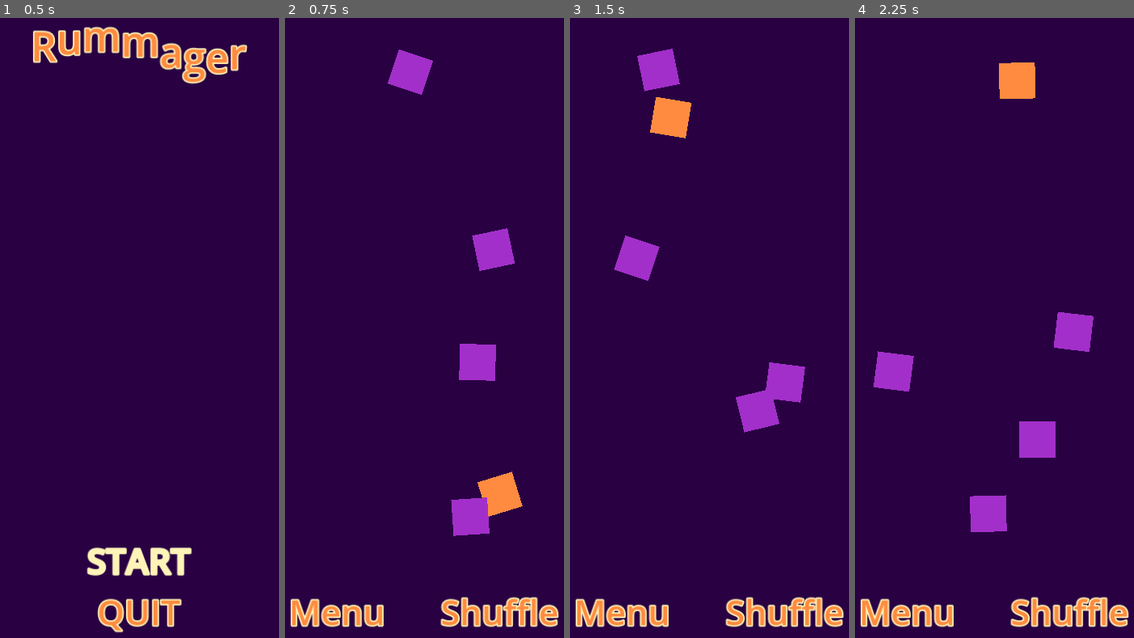
Above: before the commit, frames 1-4 (left to right).
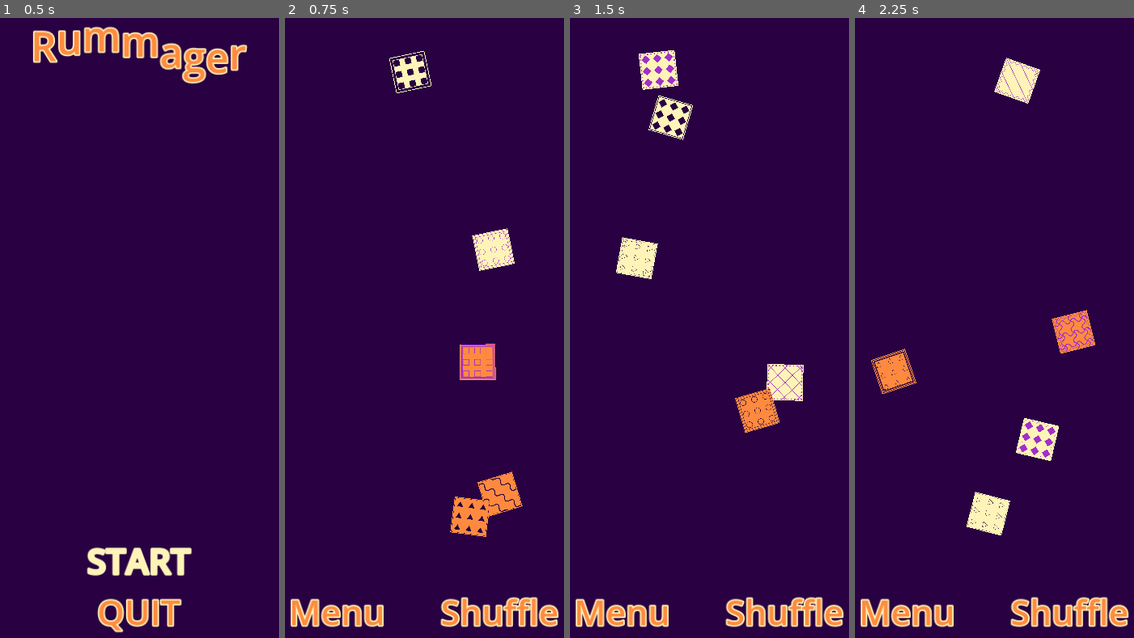
Above: after the commit, the same moments.

Repository: magopian/rummager
Game: Godot game, scene res://start_menu.tscn
Two runs of this game, one before a commit and one after it. Both use one fixed random seed, a clock stepped at 60 frames per second and the inputs below.
Inputs:
- Up to frame 1 (0.5 s): no input
- Up to frame 2 (0.75 s): click "START" at 0.5 s
- Up to frame 3 (1.5 s): click "Shuffle" at 1.25 s
- Up to frame 4 (2.25 s): click "Shuffle" at 2 s

Frame 1 is identical in both runs. In frame 2, 3.0% of the frame differs, in the area x 36-85%, y 5-84%; in frame 3, 3.6%; in frame 4, 3.9%, in the area x 5-87%, y 6-84%.

Commit message:
Random colors, patterns, borders

Diff:
--- a/card.gd
+++ b/card.gd
@@ -5,11 +5,17 @@
 signal left_screen(card: Card)
 
 
-@onready var polygon_2d: Polygon2D = $Polygon2D
 @onready var visible_on_screen_notifier_2d: VisibleOnScreenNotifier2D = %VisibleOnScreenNotifier2D
+@onready var background: Polygon2D = %Background
+@onready var pattern: Sprite2D = %Pattern
+@onready var border: Sprite2D = %Border
 
 
-@export var color: Color = Color("#a22fc9")
+@export var background_color: Color
+@export var color: Color
+@export var pattern_sprite: CompressedTexture2D
+@export var border_sprite: CompressedTexture2D
+
 
 var held = false
 
@@ -17,6 +23,11 @@
 func _ready() -> void:
 	input_event.connect(_on_input_event)
 	visible_on_screen_notifier_2d.screen_exited.connect(_on_exit_screen)
+	background.color = background_color
+	pattern.texture = pattern_sprite
+	pattern.modulate = color
+	border.texture = border_sprite
+	border.modulate = color
 
 
 func _on_input_event(_viewport: Node, event: InputEvent, _shape_idx: int) -> void:
@@ -31,7 +42,6 @@
 
 
 func _physics_process(_delta) -> void:
-	polygon_2d.color = color
 	if held:
 		global_transform.origin = get_global_mouse_position()
 
--- a/card.tscn
+++ b/card.tscn
@@ -15,9 +15,18 @@
 [node name="CollisionShape2D" type="CollisionShape2D" parent="."]
 shape = SubResource("RectangleShape2D_tlpa3")
 
-[node name="Polygon2D" type="Polygon2D" parent="."]
-color = Color(0.635294, 0.184314, 0.788235, 1)
+[node name="Background" type="Polygon2D" parent="."]
+unique_name_in_owner = true
+color = Color(1, 1, 1, 0)
 polygon = PackedVector2Array(-25, 25, 25, 25, 25, -25, -25, -25)
 
 [node name="VisibleOnScreenNotifier2D" type="VisibleOnScreenNotifier2D" parent="."]
 unique_name_in_owner = true
+
+[node name="Pattern" type="Sprite2D" parent="."]
+unique_name_in_owner = true
+scale = Vector2(0.16, 0.16)
+
+[node name="Border" type="Sprite2D" parent="."]
+unique_name_in_owner = true
+scale = Vector2(0.16, 0.16)
--- a/game.gd
+++ b/game.gd
@@ -9,6 +9,10 @@
 
 
 @export var num_cards: int = 5
+@export var background_colors: Array[Color]
+@export var colors: Array[Color]
+@export var patterns: Array[CompressedTexture2D]
+@export var borders: Array[CompressedTexture2D]
 
 
 var held_card: Card
@@ -24,6 +28,10 @@
 		card.left_screen.connect(_on_card_left_screen)
 		card.position = get_random_position()
 		card.rotation_degrees = randf_range(-20, 20)
+		card.background_color = background_colors.pick_random()
+		card.color = colors.pick_random()
+		card.pattern_sprite = patterns.pick_random()
+		card.border_sprite = borders.pick_random()
 		cards.add_child(card)
 		if i == 0:
 			card_to_find = card
--- a/game.tscn
+++ b/game.tscn
@@ -1,11 +1,58 @@
-[gd_scene load_steps=3 format=3 uid="uid://dqnu3qnf4ntyy"]
+[gd_scene load_steps=46 format=3 uid="uid://dqnu3qnf4ntyy"]
 
 [ext_resource type="Script" path="res://game.gd" id="1_gbsqv"]
+[ext_resource type="Texture2D" uid="uid://78q437yfrq22" path="res://assets/sprites/big_circles_diag_empty.png" id="2_wictp"]
+[ext_resource type="Texture2D" uid="uid://dtq6ae3upjxjs" path="res://assets/sprites/big_circles_diag_full.png" id="3_gbd1s"]
+[ext_resource type="Texture2D" uid="uid://bt783cex5scv1" path="res://assets/sprites/big_circles_empty.png" id="4_nnte1"]
+[ext_resource type="Texture2D" uid="uid://dhml7eic308cp" path="res://assets/sprites/big_circles_full.png" id="5_kbppd"]
+[ext_resource type="Texture2D" uid="uid://bthlt6t717v8" path="res://assets/sprites/big_diag_stripes_asc.png" id="6_rkmw7"]
+[ext_resource type="Texture2D" uid="uid://bok0wlm8j6e41" path="res://assets/sprites/big_diag_stripes_both.png" id="7_mccj3"]
+[ext_resource type="Texture2D" uid="uid://dcobthh7lksa3" path="res://assets/sprites/big_diag_stripes_desc.png" id="8_26nlw"]
+[ext_resource type="Texture2D" uid="uid://c3n8koas6k3jf" path="res://assets/sprites/big_diamonds_diag_empty.png" id="9_yrsaa"]
+[ext_resource type="Texture2D" uid="uid://cg3xtjpqs26oc" path="res://assets/sprites/big_diamonds_diag_full.png" id="10_q17po"]
+[ext_resource type="Texture2D" uid="uid://ccg2scra77w6g" path="res://assets/sprites/big_diamonds_empty.png" id="11_f5mjk"]
+[ext_resource type="Texture2D" uid="uid://32r4ydoh0yy2" path="res://assets/sprites/big_diamonds_full.png" id="12_hot0a"]
+[ext_resource type="Texture2D" uid="uid://dd74h62s6wwno" path="res://assets/sprites/big_squares_diag_empty.png" id="13_fbrtr"]
+[ext_resource type="Texture2D" uid="uid://05ntn45npxr1" path="res://assets/sprites/big_squares_diag_full.png" id="14_djsqm"]
+[ext_resource type="Texture2D" uid="uid://c8bc72i4xkj0a" path="res://assets/sprites/big_squares_empty.png" id="15_60kux"]
+[ext_resource type="Texture2D" uid="uid://dpvkrqo27cdal" path="res://assets/sprites/big_squares_full.png" id="16_4i6iw"]
+[ext_resource type="Texture2D" uid="uid://dpklwp1fkobq8" path="res://assets/sprites/big_stripes_both.png" id="17_tigxi"]
+[ext_resource type="Texture2D" uid="uid://du3uwf81jgmnt" path="res://assets/sprites/big_stripes_horiz.png" id="18_7h4lc"]
+[ext_resource type="Texture2D" uid="uid://csbxdi3fv3g37" path="res://assets/sprites/big_stripes_vert.png" id="19_tethl"]
+[ext_resource type="Texture2D" uid="uid://gthpemw6m8wu" path="res://assets/sprites/big_triangles_down_empty.png" id="20_3lhl1"]
+[ext_resource type="Texture2D" uid="uid://cqgaskskjaf6i" path="res://assets/sprites/big_triangles_down_full.png" id="21_dxbjn"]
+[ext_resource type="Texture2D" uid="uid://b83b4dpkfj66k" path="res://assets/sprites/big_triangles_left_empty.png" id="22_otlqi"]
+[ext_resource type="Texture2D" uid="uid://mxx8gb1t3l6v" path="res://assets/sprites/big_triangles_left_full.png" id="23_4upg4"]
+[ext_resource type="Texture2D" uid="uid://ba4l5s1g05h0v" path="res://assets/sprites/big_triangles_right_empty.png" id="24_6skmj"]
+[ext_resource type="Texture2D" uid="uid://b3cvuihlsnug7" path="res://assets/sprites/big_triangles_right_full.png" id="25_dbve6"]
+[ext_resource type="Texture2D" uid="uid://nep2ina7ntfm" path="res://assets/sprites/big_triangles_up_empty.png" id="26_xmbnv"]
+[ext_resource type="Texture2D" uid="uid://dywlnfe4l88wo" path="res://assets/sprites/big_triangles_up_full.png" id="27_dxrax"]
+[ext_resource type="Texture2D" uid="uid://cmaxhs5fjidlk" path="res://assets/sprites/big_waves_both.png" id="28_c044b"]
+[ext_resource type="Texture2D" uid="uid://dogdtsxh74vw8" path="res://assets/sprites/big_waves_diag_asc.png" id="29_svw8r"]
+[ext_resource type="Texture2D" uid="uid://g373jh17pu2r" path="res://assets/sprites/big_waves_diag_both.png" id="30_jjl6m"]
+[ext_resource type="Texture2D" uid="uid://cyt4o4ylsekdn" path="res://assets/sprites/big_waves_diag_desc.png" id="31_gaap5"]
+[ext_resource type="Texture2D" uid="uid://cxc3v0bnoo32i" path="res://assets/sprites/big_waves_horiz.png" id="32_r1aib"]
+[ext_resource type="Texture2D" uid="uid://2lddiolcgh4w" path="res://assets/sprites/big_waves_vert.png" id="33_y7pnu"]
+[ext_resource type="Texture2D" uid="uid://bnveb863geq2x" path="res://assets/sprites/border_large.png" id="34_pv6ce"]
+[ext_resource type="Texture2D" uid="uid://d0f3v7mknafyf" path="res://assets/sprites/border_large_dotted.png" id="35_wyjj3"]
+[ext_resource type="Texture2D" uid="uid://dum3x1bktfhqt" path="res://assets/sprites/border_thick.png" id="36_rxwis"]
+[ext_resource type="Texture2D" uid="uid://c7vfewgogmq4c" path="res://assets/sprites/border_thick_dotted.png" id="37_qlelj"]
+[ext_resource type="Texture2D" uid="uid://dmq2ql3ope2yo" path="res://assets/sprites/border_thick_double.png" id="38_cm3y7"]
+[ext_resource type="Texture2D" uid="uid://q4nahfforu2k" path="res://assets/sprites/border_thin.png" id="39_6bfak"]
+[ext_resource type="Texture2D" uid="uid://crait0n02inmq" path="res://assets/sprites/border_thin_dotted.png" id="40_bnbvb"]
+[ext_resource type="Texture2D" uid="uid://cwcxji7jlqtue" path="res://assets/sprites/border_thin_double.png" id="41_qqi2j"]
+[ext_resource type="Texture2D" uid="uid://ry7dhtu6e4of" path="res://assets/sprites/border_thin_double_dotted.png" id="42_e1e4w"]
+[ext_resource type="Texture2D" uid="uid://dtb32i44n5cra" path="res://assets/sprites/border_thin_squiggly.png" id="43_5xpwt"]
+[ext_resource type="Texture2D" uid="uid://c6c87idv8dwwl" path="res://assets/sprites/border_thin_squiggly_double_dotted.png" id="44_iovjm"]
 
 [sub_resource type="StyleBoxEmpty" id="StyleBoxEmpty_hpbc4"]
 
 [node name="Game" type="Node2D"]
 script = ExtResource("1_gbsqv")
+background_colors = Array[Color]([Color(1, 0.545098, 0.25098, 1), Color(1, 0.956863, 0.721569, 1)])
+colors = Array[Color]([Color(0.160784, 0.00392157, 0.262745, 1), Color(0.635294, 0.184314, 0.788235, 1)])
+patterns = Array[CompressedTexture2D]([ExtResource("2_wictp"), ExtResource("3_gbd1s"), ExtResource("4_nnte1"), ExtResource("5_kbppd"), ExtResource("6_rkmw7"), ExtResource("7_mccj3"), ExtResource("8_26nlw"), ExtResource("9_yrsaa"), ExtResource("10_q17po"), ExtResource("11_f5mjk"), ExtResource("12_hot0a"), ExtResource("13_fbrtr"), ExtResource("14_djsqm"), ExtResource("15_60kux"), ExtResource("16_4i6iw"), ExtResource("17_tigxi"), ExtResource("18_7h4lc"), ExtResource("19_tethl"), ExtResource("20_3lhl1"), ExtResource("21_dxbjn"), ExtResource("22_otlqi"), ExtResource("23_4upg4"), ExtResource("24_6skmj"), ExtResource("25_dbve6"), ExtResource("26_xmbnv"), ExtResource("27_dxrax"), ExtResource("28_c044b"), ExtResource("29_svw8r"), ExtResource("30_jjl6m"), ExtResource("31_gaap5"), ExtResource("32_r1aib"), ExtResource("33_y7pnu")])
+borders = Array[CompressedTexture2D]([ExtResource("34_pv6ce"), ExtResource("35_wyjj3"), ExtResource("36_rxwis"), ExtResource("37_qlelj"), ExtResource("38_cm3y7"), ExtResource("39_6bfak"), ExtResource("40_bnbvb"), ExtResource("41_qqi2j"), ExtResource("42_e1e4w"), ExtResource("43_5xpwt"), ExtResource("44_iovjm")])
 
 [node name="Background" type="CanvasLayer" parent="."]
 layer = -1
Binary file added: assets/sprites/big_circles_diag_empty.png
Not shown, added: assets/sprites/big_circles_diag_empty.png.import
Binary file added: assets/sprites/big_circles_diag_full.png
Not shown, added: assets/sprites/big_circles_diag_full.png.import
Binary file added: assets/sprites/big_circles_empty.png
Not shown, added: assets/sprites/big_circles_empty.png.import
Binary file added: assets/sprites/big_circles_full.png
Not shown, added: assets/sprites/big_circles_full.png.import
Binary file added: assets/sprites/big_diag_stripes_asc.png
Not shown, added: assets/sprites/big_diag_stripes_asc.png.import
Binary file added: assets/sprites/big_diag_stripes_both.png
Not shown, added: assets/sprites/big_diag_stripes_both.png.import
(and 74 more such lines)
